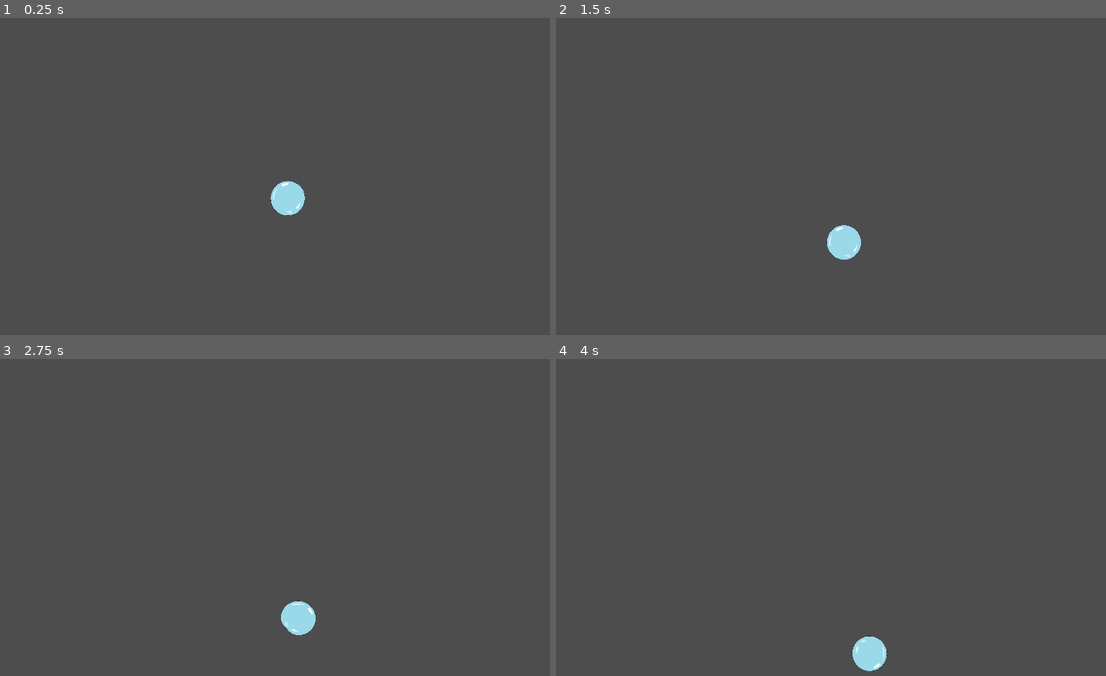
Above: before the commit, frames 1-4 (two rows, left to right).
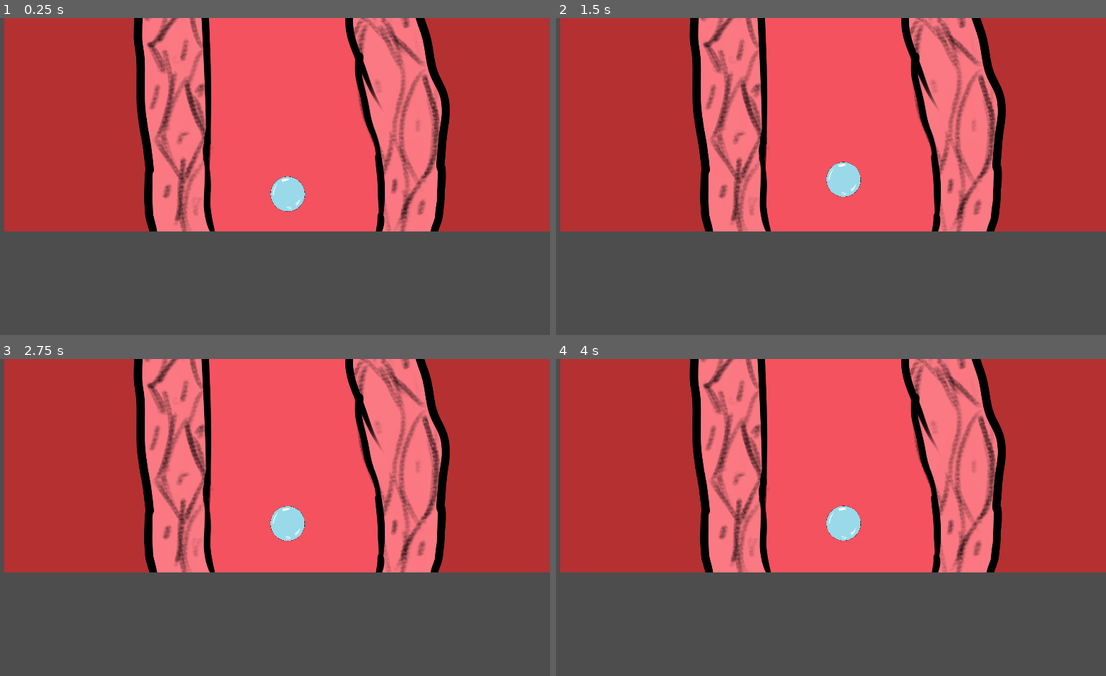
Above: after the commit, the same moments.

Repository: emibarg/gj025
Game: Godot game, scene res://Map/bi_vein.tscn
Same seed, same stepped clock (60 frames per second), same inputs: the game is played once before the commit and once after it. This scene is started directly instead of the project's main scene.
Inputs:
- Up to frame 1 (0.25 s): no input
- Up to frame 2 (1.5 s): no input
- Up to frame 3 (2.75 s): no input
- Up to frame 4 (4 s): no input

The runs differ from the first frame. In frame 1, 66% of the frame differs, in the area x 0-100%, y 0-68%; in frame 2, 67%; in frame 3, 67%; in frame 4, 67%, in the area x 0-100%, y 0-99%.

Commit message:
bivein done

Diff:
--- a/Main/main.tscn
+++ b/Main/main.tscn
@@ -18,6 +18,7 @@
 
 [node name="EnemyRigidBody" parent="." instance=ExtResource("4_laoid")]
 position = Vector2(1160, -108)
+collision_layer = 1
 
 [node name="TriggerBoxSpawnEnemies" parent="." instance=ExtResource("5_c2nb3")]
 position = Vector2(1266, 880)
--- a/Map/bi_vein.tscn
+++ b/Map/bi_vein.tscn
@@ -13,6 +13,9 @@
 
 [node name="BiVein" type="Node2D"]
 
+[node name="SoftBody2D" parent="." instance=ExtResource("1_7vkam")]
+position = Vector2(899, 900)
+
 [node name="WallLeft" type="RigidBody2D" parent="."]
 position = Vector2(640, -2920)
 collision_mask = 0
@@ -23,12 +26,13 @@
 shape = SubResource("RectangleShape2D_cotoi")
 
 [node name="CollisionShape2D" type="CollisionShape2D" parent="WallLeft"]
-scale = Vector2(1, 400)
+position = Vector2(0, 2287)
+scale = Vector2(1, 173)
 shape = SubResource("RectangleShape2D_ga130")
 
 [node name="top_r_r_wall2" type="CollisionPolygon2D" parent="WallLeft"]
-position = Vector2(0, -4051)
-scale = Vector2(-1, 1)
+position = Vector2(-58.4135, 538.885)
+scale = Vector2(-3.00299, 1.82013)
 polygon = PackedVector2Array(16, 24, 10, 50, -13, 54, -7, -33, 186, -351, 220, -327, 102.042, -124.043)
 
 [node name="WallRight" type="RigidBody2D" parent="."]
@@ -38,7 +42,8 @@
 lock_rotation = true
 
 [node name="CollisionShape2D" type="CollisionShape2D" parent="WallRight"]
-scale = Vector2(1, 400)
+position = Vector2(0, 2287)
+scale = Vector2(1, 173)
 shape = SubResource("RectangleShape2D_ga130")
 
 [node name="CollisionShape2D2" type="CollisionShape2D" parent="WallRight"]
@@ -49,11 +54,8 @@
 position = Vector2(0, -4051)
 polygon = PackedVector2Array(16, 24, 10, 50, -13, 54, -7, -33, 186, -351, 220, -327)
 
-[node name="SoftBody2D" parent="WallRight" instance=ExtResource("1_7vkam")]
-position = Vector2(-696, -4470)
-
 [node name="RigidBody2D" type="RigidBody2D" parent="."]
-position = Vector2(947, -7430)
+position = Vector2(947, -2956)
 collision_mask = 0
 gravity_scale = 0.0
 
@@ -65,5 +67,6 @@
 shape = SubResource("RectangleShape2D_ixij1")
 
 [node name="Sprite2D" type="Sprite2D" parent="."]
+z_index = -1
 position = Vector2(963, -1072)
 texture = ExtResource("2_yve11")
